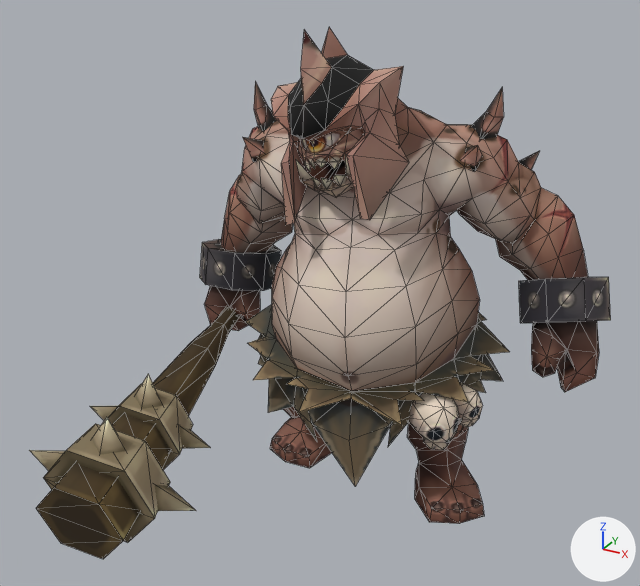
One commit to the OBJ model Resource/Boss02/Animation/Idle/Idle (20).obj: the scene before it, then after it.
One viewpoint serves both versions: a camera (50 mm lens) standing at (191.0, -418.0, 321.0) and looking at (-15.0, -44.0, 133.0). Every picture has the same lights, and +X, +Y and +Z are marked at lower right. Mesh edges are drawn as thin lines. Where no turn or scale is listed for an object, it has been applied to the vertices.

Objects in the first picture: 'Cyclops01_W', 'Cyclops03'.
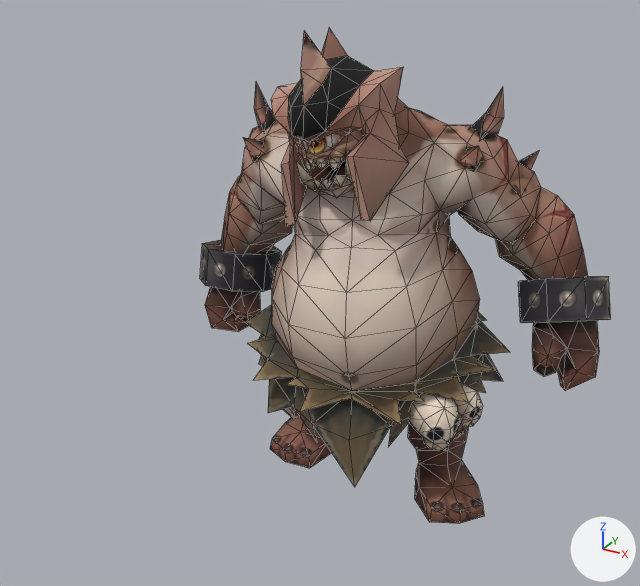
The change, as a list of edits to the scene's bpy script:
```text
Remove ob_cyclops01_w:
    ob_cyclops01_w = bpy.data.objects.new('Cyclops01_W', me_cyclops01_w)
    ob_cyclops01_w.location = (0.0, 0.0, 0.0)
```

Where the change shows, as pixel boxes [x1, y1, x2, y2] in the pictures (640 x 586 px):
'Cyclops01_W', deleted (brown)
    before: [29, 306, 240, 559]
